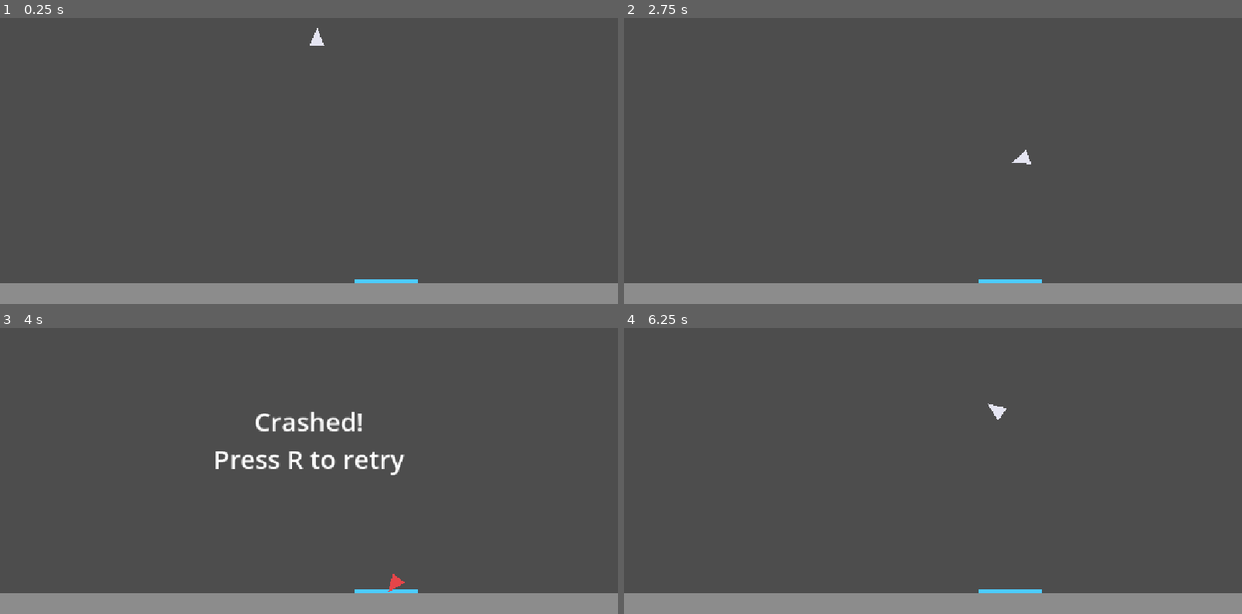
Above: before the commit, frames 1-4 (two rows, left to right).
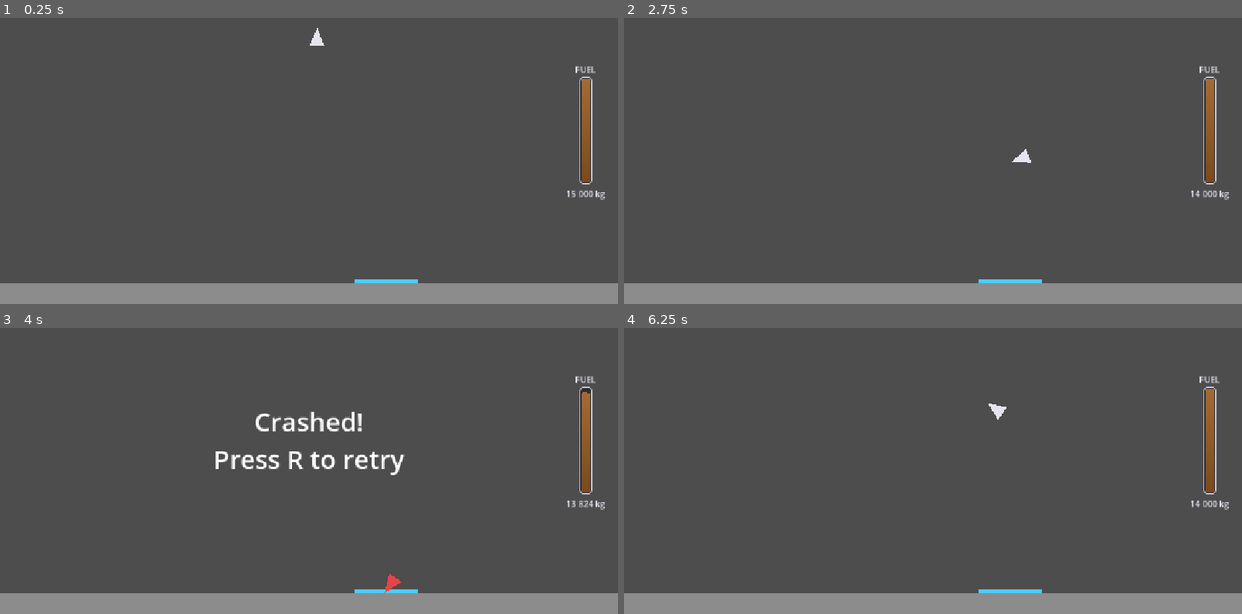
Above: after the commit, the same moments.

Repository: pkopczynski/lunar-lander
Game: Godot game, scene res://main.tscn
The game is run twice, just before and just after one commit, with the same random seed, the same clock (stepped at 60 frames per second) and the same inputs.
Inputs:
- Up to frame 1 (0.25 s): no input
- Up to frame 2 (2.75 s): hold Right (ui_right) 0.53-1.28 s; hold - (weight_down, bound only after the commit) 1.28-2.03 s; hold Right (ui_right) from 2.03 s (still down)
- Up to frame 3 (4 s): release Right (ui_right) at 2.78 s; hold Up (ui_up) 2.78-3.53 s; hold Left (ui_left) from 3.53 s (still down)
- Up to frame 4 (6.25 s): tap R (restart) at 4.25 s; release Left (ui_left) at 5.03 s; hold - (weight_down, bound only after the commit) 5.03-5.78 s; hold Right (ui_right) from 5.78 s (still down)

The runs differ from the first frame. In frame 1, 0.9% of the frame differs, in the area x 91-98%, y 16-64%; in frame 2, 1.0%; in frame 3, 1.0%, in the area x 62-98%, y 16-93%; in frame 4, 1.0%.

Commit message:
feat: add fuel, ship weight and refuelling on the pad
Thrust burns fuel scaled by total mass, with extra burn on liftoff and
when braking; an empty tank disables the engine. Fuel has mass, and
+/- adjust the dry mass for testing. A safe landing levels the ship
and refuels it instead of ending the run. A new HUD shows the fuel
bar and the total weight in kg.

Co-Authored-By: Claude Opus 5.5 <noreply@anthropic.com>

Diff:
--- /dev/null
+++ b/hud.gd
@@ -0,0 +1,90 @@
+extends Control
+
+const BAR_SIZE := Vector2(24, 200)
+const RIGHT_MARGIN := 48.0
+const BORDER_WIDTH := 2
+const CORNER_RADIUS := 6
+const FILL_INSET := 4.0
+const FONT_SIZE := 16
+const TEXT_GAP := 8.0
+
+const FRAME_BG_COLOR := Color(0.1, 0.1, 0.12, 0.6)
+const FRAME_COLOR := Color(0.8, 0.8, 0.85)
+const EMPTY_FLASH_COLOR := Color(1.0, 0.3, 0.3)
+const EMPTY_FLASH_HZ := 2.0
+const FUEL_SURFACE_COLOR := Color(0.64, 0.42, 0.2)
+const FUEL_BOTTOM_COLOR := Color("7a4a1e")
+const TEXT_COLOR := Color(0.9, 0.9, 0.95)
+
+const LEVEL_EASE_SPEED := 6.0
+const WAVE_HEIGHT := 2.0
+const WAVE_LENGTH := 14.0
+const WAVE_SPEED := 3.0
+const WAVE_SEGMENTS := 12
+
+var shown_level := 1.0
+var time := 0.0
+var frame_style := StyleBoxFlat.new()
+
+@onready var lander: Lander = $"../../Lander"
+
+
+func _ready() -> void:
+	frame_style.bg_color = FRAME_BG_COLOR
+	frame_style.set_border_width_all(BORDER_WIDTH)
+	frame_style.set_corner_radius_all(CORNER_RADIUS)
+
+
+func _process(delta: float) -> void:
+	time += delta
+	var level := lander.fuel / Lander.FUEL_CAPACITY
+	shown_level = lerpf(shown_level, level, 1.0 - exp(-LEVEL_EASE_SPEED * delta))
+	queue_redraw()
+
+
+func _draw() -> void:
+	var bar := Rect2(Vector2(size.x - RIGHT_MARGIN - BAR_SIZE.x, (size.y - BAR_SIZE.y) / 2.0), BAR_SIZE)
+	var flashing := lander.fuel <= 0.0 and sin(time * TAU * EMPTY_FLASH_HZ) > 0.0
+	frame_style.border_color = EMPTY_FLASH_COLOR if flashing else FRAME_COLOR
+	draw_style_box(frame_style, bar)
+	draw_fuel(bar.grow(-FILL_INSET))
+
+	var font := get_theme_default_font()
+	var text_width := RIGHT_MARGIN * 2.0 + BAR_SIZE.x
+	var text_x := bar.get_center().x - text_width / 2.0
+	draw_string(font, Vector2(text_x, bar.position.y - TEXT_GAP), "FUEL",
+		HORIZONTAL_ALIGNMENT_CENTER, text_width, FONT_SIZE, TEXT_COLOR)
+	draw_string(font, Vector2(text_x, bar.end.y + TEXT_GAP + FONT_SIZE), format_kg(lander.total_mass()),
+		HORIZONTAL_ALIGNMENT_CENTER, text_width, FONT_SIZE, TEXT_COLOR)
+
+
+func draw_fuel(inner: Rect2) -> void:
+	var fill_height := inner.size.y * shown_level
+	if fill_height < 0.5:
+		return
+	var surface_y := inner.end.y - fill_height
+	# Shrink the wave near empty and full so it never leaves the bar.
+	var amplitude := minf(WAVE_HEIGHT, minf(fill_height, inner.size.y - fill_height) / 2.0)
+	var colors := PackedColorArray([FUEL_SURFACE_COLOR, FUEL_SURFACE_COLOR, FUEL_BOTTOM_COLOR, FUEL_BOTTOM_COLOR])
+	# One quad per segment: quads always triangulate, a flat wave polygon may not.
+	for i in WAVE_SEGMENTS:
+		var x0 := inner.position.x + inner.size.x * i / WAVE_SEGMENTS
+		var x1 := inner.position.x + inner.size.x * (i + 1) / WAVE_SEGMENTS
+		draw_polygon(PackedVector2Array([
+			Vector2(x0, surface_y + wave(x0) * amplitude), Vector2(x1, surface_y + wave(x1) * amplitude),
+			Vector2(x1, inner.end.y), Vector2(x0, inner.end.y),
+		]), colors)
+
+
+func wave(x: float) -> float:
+	return sin(x / WAVE_LENGTH * TAU + time * WAVE_SPEED)
+
+
+static func format_kg(kg: float) -> String:
+	var digits := str(roundi(kg))
+	var grouped := ""
+	for i in digits.length():
+		if i > 0 and (digits.length() - i) % 3 == 0:
+			grouped += " "
+		grouped += digits[i]
+	return grouped + " kg"
--- a/lander.gd
+++ b/lander.gd
@@ -1,9 +1,29 @@
+class_name Lander
 extends CharacterBody2D
 
 const GRAVITY := 60.0
 const THRUST := 150.0
 const ROTATION_SPEED := 3.0
 const START_DRIFT := 60.0
+
+const DEFAULT_DRY_MASS := 10000.0
+const MIN_DRY_MASS := 5000.0
+const MAX_DRY_MASS := 17000.0
+const DRY_MASS_STEP := 1000.0
+const FUEL_CAPACITY := 5000.0
+# Mass at which thrust, gravity and burn rate are unscaled: default ship with a full tank.
+const REFERENCE_MASS := 15000.0
+const GRAVITY_MASS_SCALE := 0.5
+
+const BURN_RATE := FUEL_CAPACITY / 20.0
+const LIFTOFF_BURN_MULTIPLIER := 2.0
+const LIFTOFF_BURN_TIME := 1.0
+const BRAKING_BURN_FACTOR := 1.0
+const BRAKING_FULL_SPEED := 150.0
+
+const LEVEL_TIME := 0.3
+const REFUEL_DELAY := 2.0
+const REFUEL_RATE := FUEL_CAPACITY * 0.5 / 6.0
 
 const MAX_LANDING_VERTICAL_SPEED := 50.0
 const MAX_LANDING_HORIZONTAL_SPEED := 25.0
@@ -15,6 +35,13 @@
 
 const LANDED_COLOR := Color(0.3, 1.0, 0.4)
 const CRASHED_COLOR := Color(1.0, 0.3, 0.3)
+
+var dry_mass := DEFAULT_DRY_MASS
+var fuel := FUEL_CAPACITY
+var landed := false
+var landed_time := 0.0
+var since_liftoff := INF
+var level_tween: Tween
 
 @onready var flame: Polygon2D = $Flame
 @onready var pad: Polygon2D = $"../Ground/Pad"
@@ -34,29 +61,59 @@
 func _unhandled_input(event: InputEvent) -> void:
 	if event.is_action_pressed("restart"):
 		get_tree().reload_current_scene()
+	elif event.is_action_pressed("weight_up"):
+		dry_mass = minf(dry_mass + DRY_MASS_STEP, MAX_DRY_MASS)
+	elif event.is_action_pressed("weight_down"):
+		dry_mass = maxf(dry_mass - DRY_MASS_STEP, MIN_DRY_MASS)
 
 
 func _physics_process(delta: float) -> void:
+	var thrusting := Input.is_action_pressed("ui_up") and fuel > 0.0
+	flame.visible = thrusting
+	if landed:
+		if not thrusting:
+			rest(delta)
+			return
+		lift_off()
+
 	rotation += Input.get_axis("ui_left", "ui_right") * ROTATION_SPEED * delta
 
-	velocity.y += GRAVITY * delta
+	var mass_factor := total_mass() / REFERENCE_MASS
+	velocity.y += GRAVITY * (1.0 + GRAVITY_MASS_SCALE * (mass_factor - 1.0)) * delta
 
-	var thrusting := Input.is_action_pressed("ui_up")
 	if thrusting:
-		velocity += Vector2.UP.rotated(rotation) * THRUST * delta
-	flame.visible = thrusting
+		var thrust_dir := Vector2.UP.rotated(rotation)
+		fuel = maxf(fuel - BURN_RATE * mass_factor * burn_multiplier(thrust_dir) * delta, 0.0)
+		velocity += thrust_dir * THRUST / mass_factor * delta
+	since_liftoff += delta
 
 	# move_and_slide() cancels velocity into the ground, so keep the impact velocity.
 	var impact_velocity := velocity
 	move_and_slide()
 
 	if get_slide_collision_count() > 0:
-		finish(is_safe_landing(impact_velocity))
+		if is_safe_landing(impact_velocity):
+			land()
+		else:
+			crash()
 		return
 
 	var screen := get_viewport_rect()
 	if position.x < screen.position.x or position.x > screen.end.x or position.y > screen.end.y:
-		finish(false)
+		crash()
+
+
+func total_mass() -> float:
+	return dry_mass + fuel
+
+
+func burn_multiplier(thrust_dir: Vector2) -> float:
+	var multiplier := 1.0
+	if since_liftoff < LIFTOFF_BURN_TIME:
+		multiplier *= LIFTOFF_BURN_MULTIPLIER
+	var opposing := maxf(0.0, -thrust_dir.dot(velocity.normalized()))
+	var speed_share := clampf(velocity.length() / BRAKING_FULL_SPEED, 0.0, 1.0)
+	return multiplier * (1.0 + BRAKING_BURN_FACTOR * opposing * speed_share)
 
 
 func is_safe_landing(impact_velocity: Vector2) -> bool:
@@ -69,9 +126,42 @@
 		and on_pad
 
 
-func finish(landed: bool) -> void:
+func land() -> void:
+	landed = true
+	landed_time = 0.0
+	velocity = Vector2.ZERO
+	# Wrap first so leveling never unwinds the player's full spins.
+	rotation = wrapf(rotation, -PI, PI)
+	level_tween = create_tween()
+	level_tween.tween_property(self, "rotation", 0.0, LEVEL_TIME) \
+		.set_trans(Tween.TRANS_SINE).set_ease(Tween.EASE_OUT)
+	# Leveling lifts the corner that touched down, so drop back onto the ground.
+	level_tween.tween_callback(move_and_collide.bind(Vector2.DOWN * PAD_HEIGHT * 4.0))
+	modulate = LANDED_COLOR
+	message.text = "Landed!"
+	message.visible = true
+
+
+func rest(delta: float) -> void:
+	landed_time += delta
+	var refueling := landed_time >= REFUEL_DELAY and fuel < FUEL_CAPACITY
+	if refueling:
+		fuel = minf(fuel + REFUEL_RATE * delta, FUEL_CAPACITY)
+	message.text = "Landed!\nRefueling…" if refueling else "Landed!"
+
+
+func lift_off() -> void:
+	landed = false
+	since_liftoff = 0.0
+	if level_tween:
+		level_tween.kill()
+	modulate = Color.WHITE
+	message.visible = false
+
+
+func crash() -> void:
 	set_physics_process(false)
 	flame.visible = false
-	modulate = LANDED_COLOR if landed else CRASHED_COLOR
-	message.text = ("Landed!" if landed else "Crashed!") + "\nPress R to retry"
+	modulate = CRASHED_COLOR
+	message.text = "Crashed!\nPress R to retry"
 	message.visible = true
--- a/main.tscn
+++ b/main.tscn
@@ -1,6 +1,7 @@
 [gd_scene format=3 uid="uid://cxf1lefog2nen"]
 
 [ext_resource type="Script" path="res://lander.gd" id="1_lander"]
+[ext_resource type="Script" path="res://hud.gd" id="2_hud"]
 
 [sub_resource type="RectangleShape2D" id="RectangleShape2D_ground"]
 size = Vector2(4000, 40)
@@ -49,3 +50,13 @@
 theme_override_font_sizes/font_size = 48
 horizontal_alignment = 1
 vertical_alignment = 1
+
+[node name="Hud" type="Control" parent="UI"]
+layout_mode = 3
+anchors_preset = 15
+anchor_right = 1.0
+anchor_bottom = 1.0
+grow_horizontal = 2
+grow_vertical = 2
+mouse_filter = 2
+script = ExtResource("2_hud")
--- a/project.godot
+++ b/project.godot
@@ -37,3 +37,11 @@
 "events": [Object(InputEventKey,"resource_local_to_scene":false,"resource_name":"","device":-1,"window_id":0,"alt_press …(192 unchanged characters)…
 ]
 }
+weight_up={
+"deadzone": 0.2,
+"events": [Object(InputEventKey,"resource_local_to_scene":false,"resource_name":"","device":-1,"window_id":0,"alt_pressed":false,"shift_pressed":false,"ctrl_pressed":false,"meta_pressed":false,"pressed":false,"keycode":0,"physical_keycode":61,"key_label":0,"unicode":0,"location":0,"echo":false,"script":null), Object(InputEventKey,"resource_local_to_scene":false,"resource_name":"","device":-1,"window_id":0,"alt_pressed":false,"shift_pressed":false,"ctrl_pressed":false,"meta_pressed":false,"pressed":false,"keycode":0,"physical_keycode":4194437,"key_label":0,"unicode":0,"location":0,"echo":false,"script":null)]
+}
+weight_down={
+"deadzone": 0.2,
+"events": [Object(InputEventKey,"resource_local_to_scene":false,"resource_name":"","device":-1,"window_id":0,"alt_pressed":false,"shift_pressed":false,"ctrl_pressed":false,"meta_pressed":false,"pressed":false,"keycode":0,"physical_keycode":45,"key_label":0,"unicode":0,"location":0,"echo":false,"script":null), Object(InputEventKey,"resource_local_to_scene":false,"resource_name":"","device":-1,"window_id":0,"alt_pressed":false,"shift_pressed":false,"ctrl_pressed":false,"meta_pressed":false,"pressed":false,"keycode":0,"physical_keycode":4194435,"key_label":0,"unicode":0,"location":0,"echo":false,"script":null)]
+}
Not shown, added: hud.gd.uid
